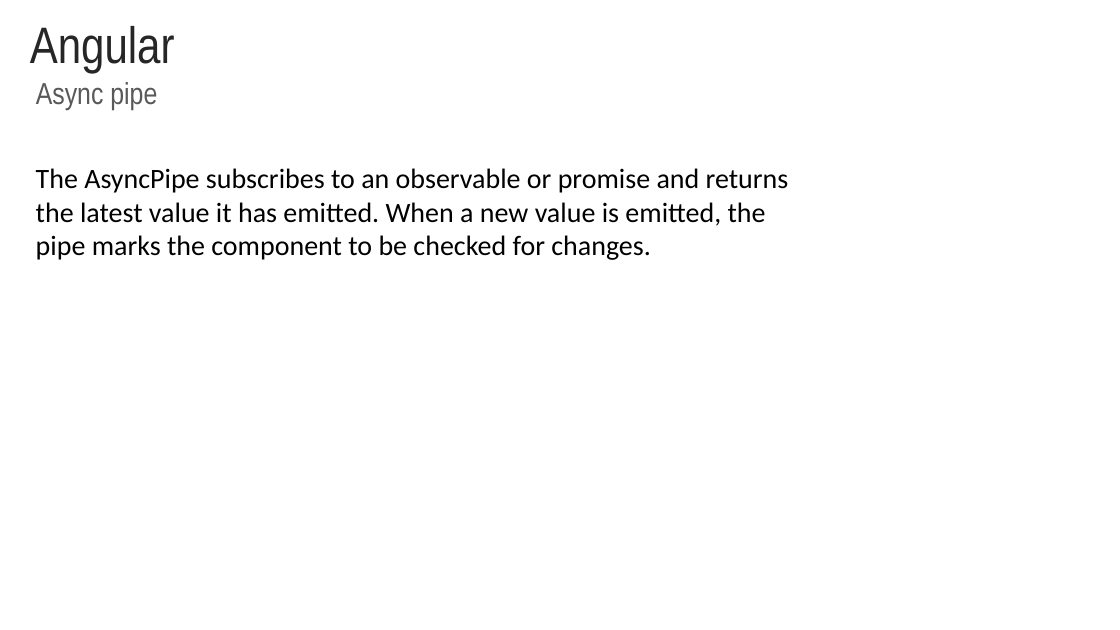
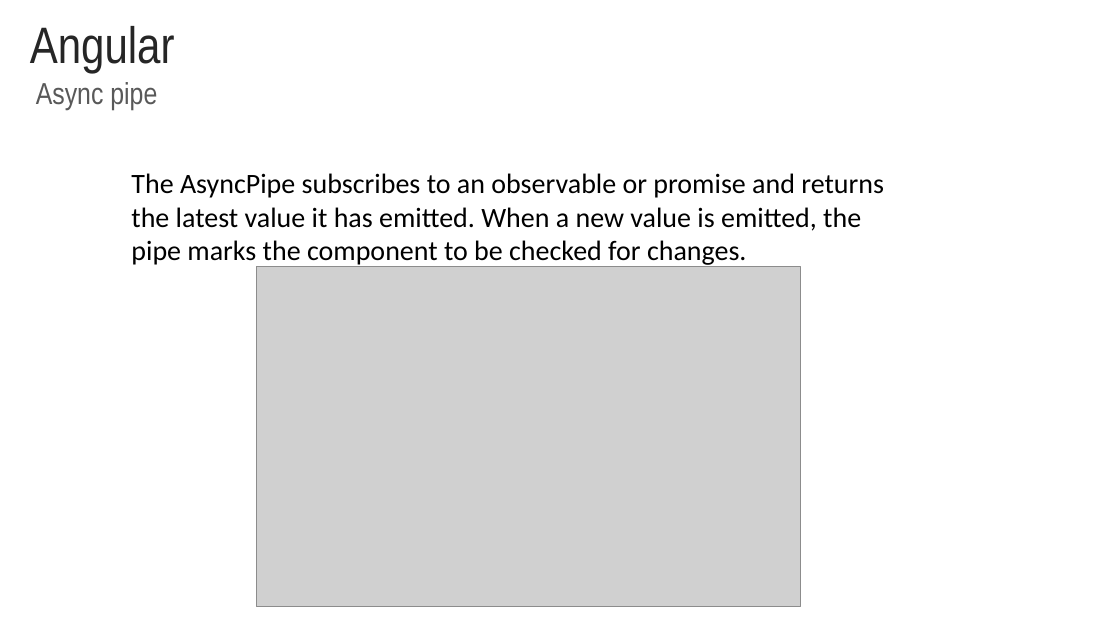
Before and after one commit to rached193/AngularWorkshop-20181116, a slide deck: slide 19 of 04_flow_events/04_flow_events.pptx. Drawn at 1120x630 pixels with LibreOffice and Linux fonts; fonts in the diff are those of the drawing; grey boxes stand for pictures; background and template pictures are left out. Boxes give left, top, right and bottom in pixels: in the first picture for what was removed or moved away, otherwise in the second. Text is boxed around its words. In the diff, an @@ line names an element or a change of style, - is before the commit and + after.

```diff
--- a/04_flow_events/04_flow_events.pptx
+++ b/04_flow_events/04_flow_events.pptx
@@ text "The AsyncPipe subscribes to an ...": place and size @@
-text "The AsyncPipe subscribes to an ..." at (36, 168, 789, 260)
+text "The AsyncPipe subscribes to an ..." at (131, 173, 884, 267)
@@ picture added at (256, 267, 801, 607) @@
```
Also in this commit, not shown: 3 other slides changed.
